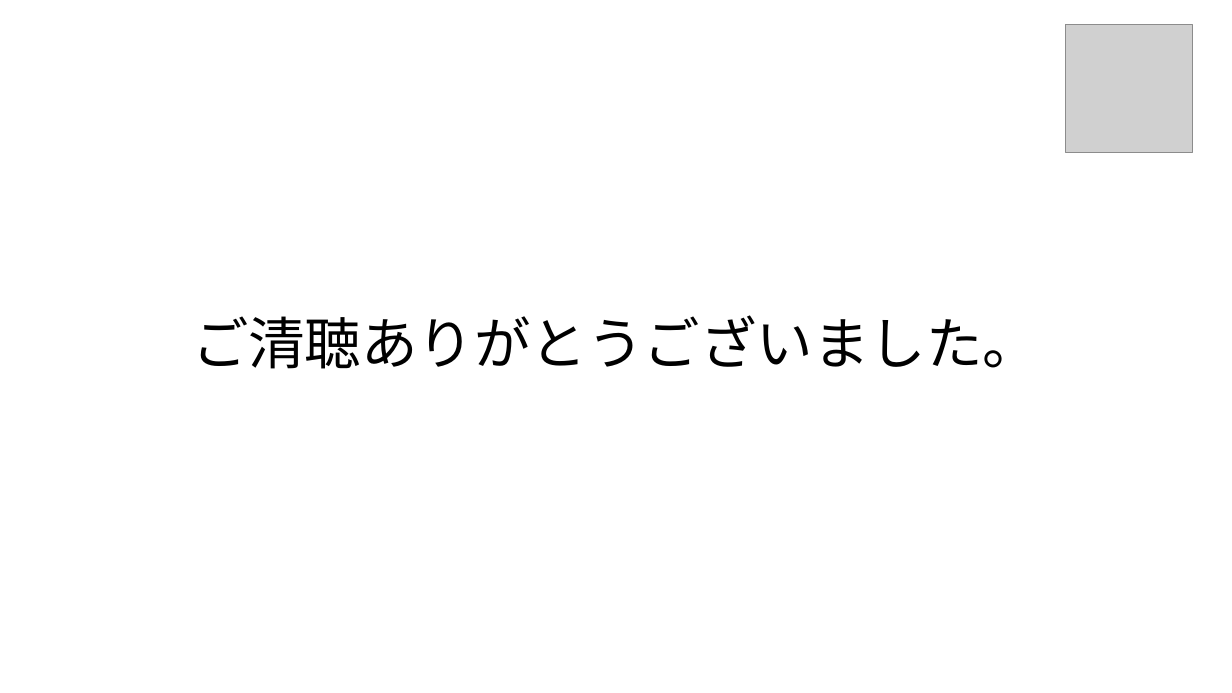
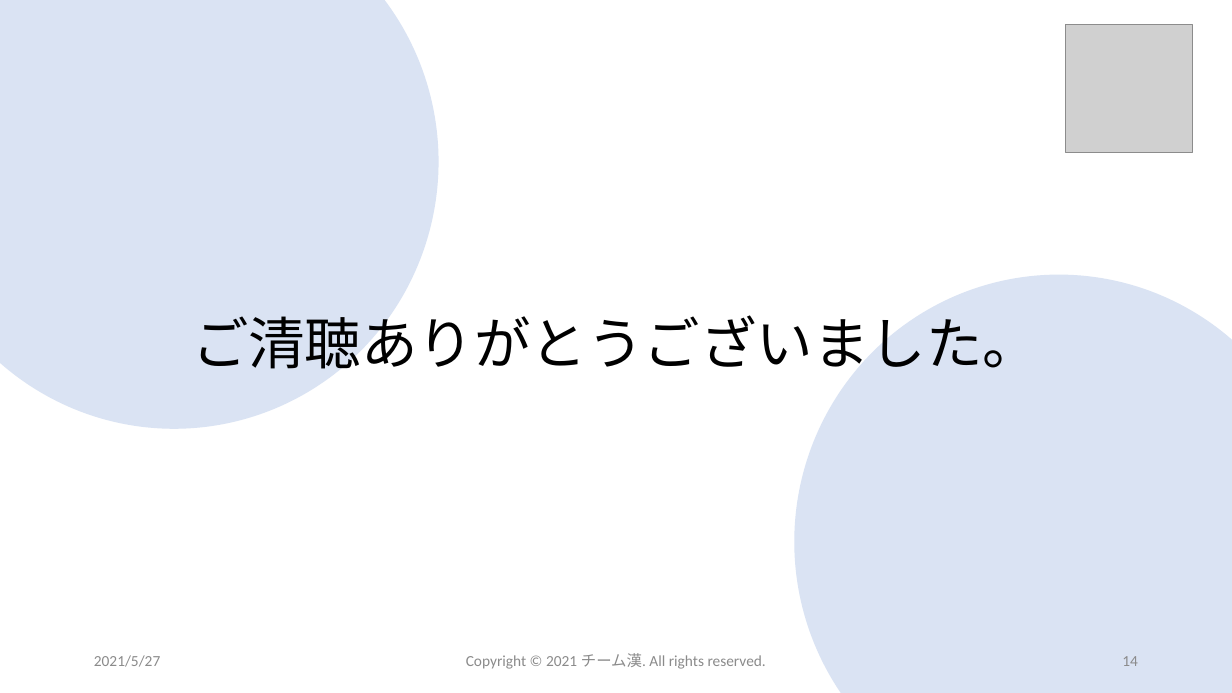
Before and after one commit to sss-sr2021/GUYS, a slide deck: slide 14 of 提出物/チーム漢_成果発表会プレゼン資料.pptx (slide 12 before the commit). Drawn at 1232x693 pixels with LibreOffice and Linux fonts; fonts in the diff are those of the drawing; grey boxes stand for pictures. Boxes give left, top, right and bottom in pixels: in the first picture for what was removed or moved away, otherwise in the second. Text is boxed around its words. In the diff, an @@ line names an element or a change of style, - is before the commit and + after.

```diff
--- a/提出物/チーム漢_成果発表会プレゼン資料.pptx
+++ b/提出物/チーム漢_成果発表会プレゼン資料.pptx
@@ ellipse added at bbox=[0, 0, 439, 429], fill #DAE3F3 @@
@@ ellipse added at bbox=[795, 274, 1232, 693], fill #DAE3F3 @@
@@ text added at bbox=[94, 655, 160, 667], 12 pt, text #8C8C8C @@
+2021/5/27
@@ text added at bbox=[466, 653, 766, 669], 12 pt, text #8C8C8C @@
+Copyright © 2021 チーム漢. All rights reserved.
@@ page number added at bbox=[1122, 656, 1138, 666], 12 pt, text #8C8C8C @@
+14
```
Also in this commit, not shown: 11 other slides changed, 2 slides added, 2 other files.
